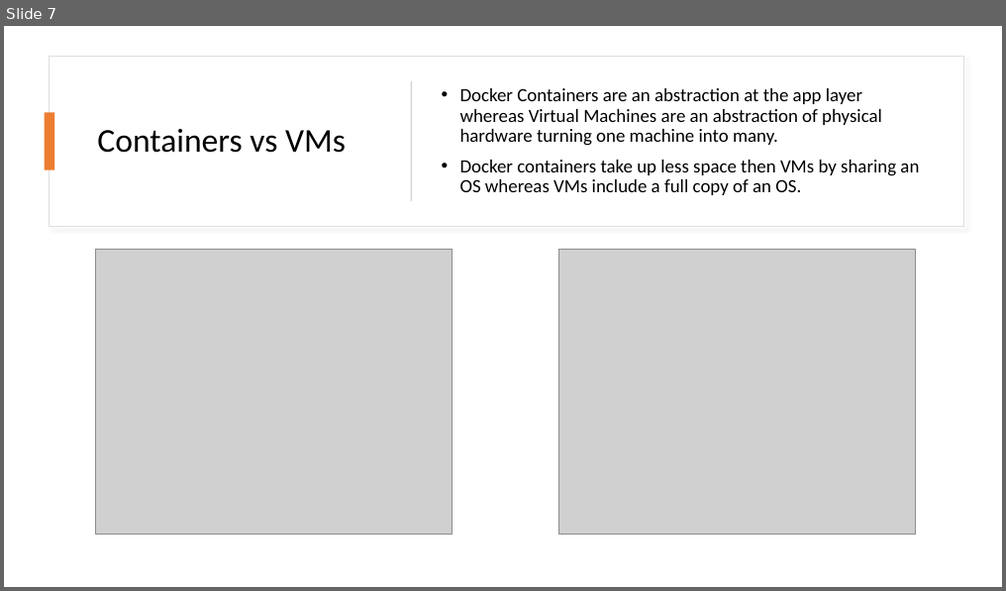
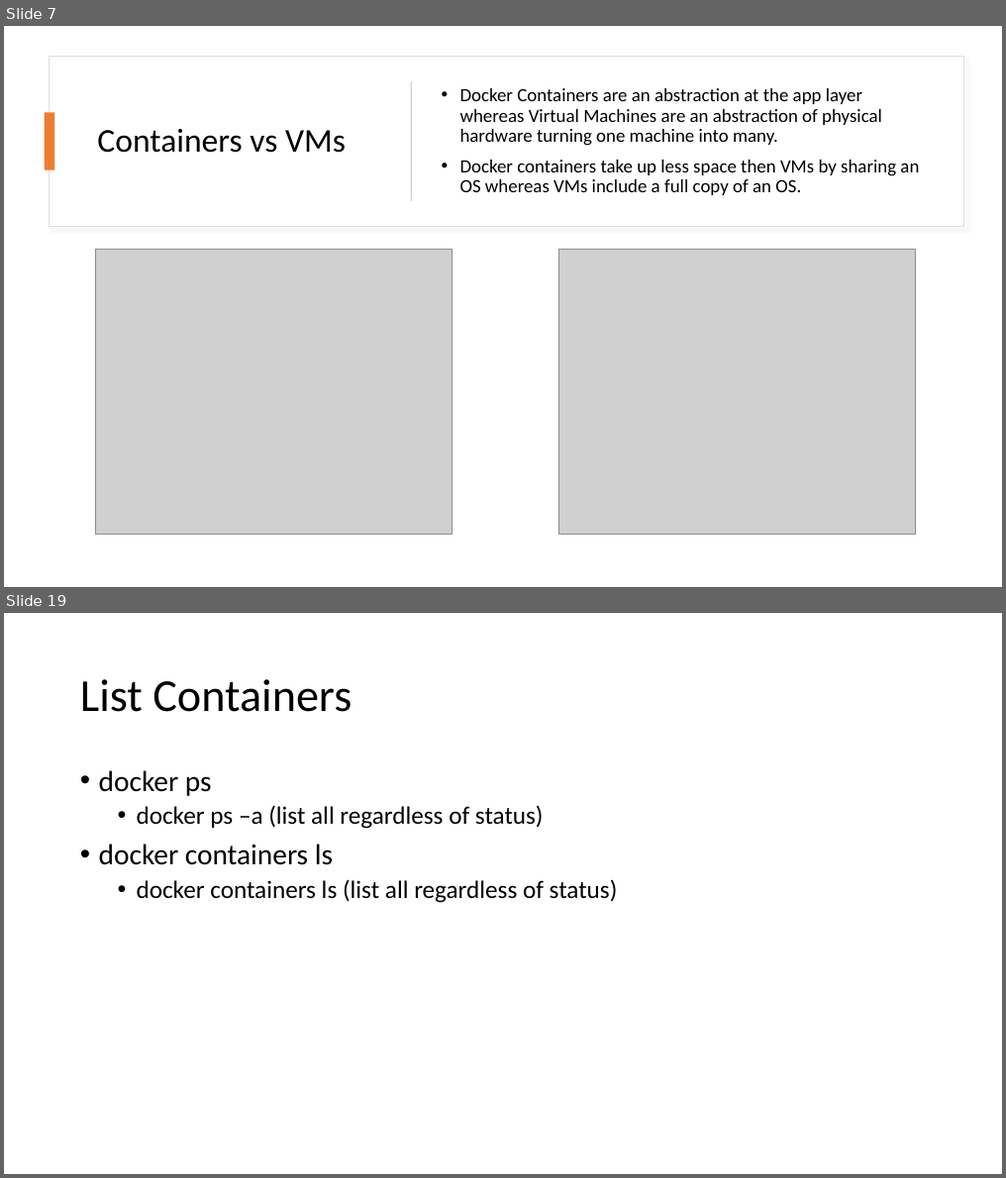
Before and after one commit to dvdmrk/DockerPresentation, a slide deck: Slides/DockerPresentation.pptx. Shown one above the other, each under a label of ours: slide 7 before the commit, slides 7 and 19 after it; the slides between them are not shown. The pictures are 1006x591 and 1006x1178 pixels, drawn with LibreOffice and Linux fonts; fonts in the diff are those of the drawing; grey boxes stand for pictures. Boxes give left, top, right and bottom in pixels: in the first picture for what was removed or moved away, otherwise in the second. Text is boxed around its words. In the diff, an @@ line names an element or a change of style, - is before the commit and + after.

```diff
--- a/Slides/DockerPresentation.pptx
+++ b/Slides/DockerPresentation.pptx
@@ slide 19 added at (4,613,1002,1174), background #FFFFFF @@
@@ title added at (80,679,351,712), 44 pt, text #000000 @@
+List Containers
@@ text added at (99,770,618,903), 24 pt, text #000000 @@
+• docker ps
+  • docker ps –a (list all regardless of status)
+• docker containers ls
+  • docker containers ls (list all regardless of status)
```
Also in this commit, not shown: 3 slides changed, 27 other slides added, 4 slides removed, 2 other files.
